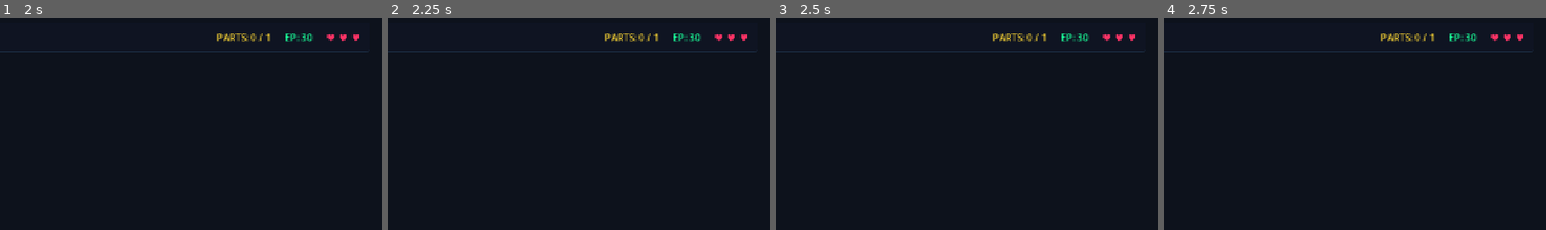
Above: before the commit, frames 1-4 (left to right).
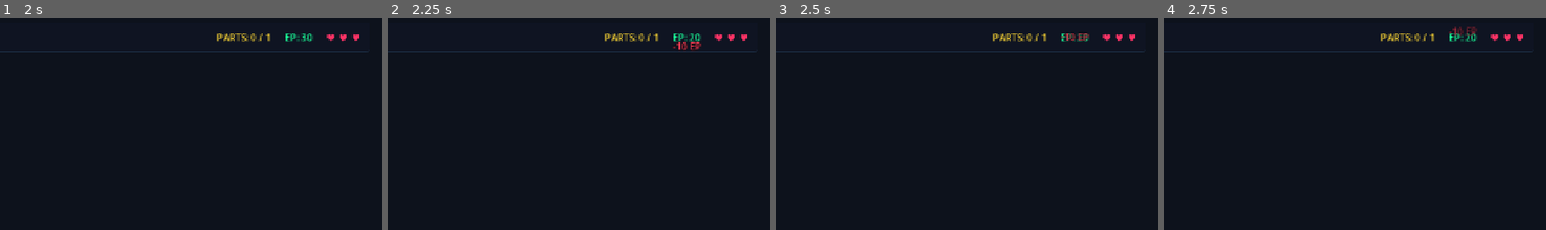
Above: after the commit, the same moments.

Repository: Pratik-sanap/Glitchverse
Game: Godot game, scene res://src/scenes/main.tscn
The game is run twice, just before and just after one commit, with the same random seed, the same clock (stepped at 60 frames per second) and the same inputs.
Inputs:
- Up to frame 1 (2 s): click "[2] DUPLICATE (20 EP)" at 0.5 s; click "[3] MOVE (10 EP)" at 1.25 s
- Up to frame 2 (2.25 s): click "[4] SHIELD (10 EP)" at 2 s
- Up to frame 3 (2.5 s): no input
- Up to frame 4 (2.75 s): no input
The pictures show only the part of the screen within x 50-100%, y 0-50%; the shares and areas given below are measured in that part.

Frame 1 is identical in both runs. In frame 2, 0.2% of the frame differs, in the area x 74-82%, y 8-16%; in frame 3, 0.2%; in frame 4, 0.2%, in the area x 74-82%, y 4-12%.

Commit message:
portal A/B sync, use_skill for delete, duplicate, shield with twin sync and tests

Diff:
--- a/src/logic/game.gd
+++ b/src/logic/game.gd
@@ -91,12 +91,145 @@
 	_jump_pressed = pressed
 
 func switch_world() -> void:
-	# Stub — will be filled in Step 4
-	push_warning("Game.switch_world() not yet implemented.")
-
-func use_skill(skill_name: String, target_id: String) -> void:
-	# Stub — will be filled in Step 5
-	push_warning("Game.use_skill(%s, %s) not yet implemented." % [skill_name, target_id])
+	if _state.is_empty() or _state.get("status","playing") != "playing":
+		return
+
+	# Rule: can only switch while standing inside a portal zone
+	var p: Dictionary = _state["player"]
+	if not _check_portal_zone(p):
+		return   # silently ignore — no warning spam while playing
+
+	# Toggle dimension
+	var new_world: String = "B" if _state["world"] == "A" else "A"
+	_state["world"] = new_world
+
+	# Update _last_spawn to this portal's centre so death respawns here
+	var portals: Array = _state.get("portals", [])
+	var pr: Dictionary = _player_rect(p)
+	for portal in portals:
+		if _rects_overlap(pr, portal):
+			_last_spawn = Vector2(
+				float(portal["x"]) + float(portal["w"]) * 0.5,
+				float(portal["y"]) + float(portal["h"])   # feet at bottom of portal
+			)
+			break
+
+	emit_signal("state_changed")
+
+
+
+func use_skill(skill_name: String, target_id: String = "") -> void:
+	if _state.is_empty() or _state.get("status", "playing") != "playing":
+		return
+
+	var current_world: String = _state.get("world", "A")
+
+	# World restrictions:
+	# delete, duplicate, move can ONLY be used in Dimension B
+	# shield can ONLY be used in Dimension A
+	if skill_name == "shield":
+		if current_world != "A":
+			return
+	else:
+		if current_world != "B":
+			return
+
+	# Cost check
+	var cost: int = 0
+	match skill_name:
+		"delete":    cost = Config.COST_DELETE
+		"duplicate": cost = Config.COST_DUPLICATE
+		"move":      cost = Config.COST_MOVE
+		"shield":    cost = Config.COST_SHIELD
+		_:           return
+
+	var pts: int = _state.get("points", 0)
+	if pts < cost:
+		return   # cannot afford skill
+
+	# Handle shield skill (affects Nova directly, no target entity needed)
+	if skill_name == "shield":
+		_state["points"] = pts - cost
+		_state["shielded"] = true
+		emit_signal("points_changed", _state["points"])
+		emit_signal("state_changed")
+		return
+
+	# Locate target entity in World B
+	var target: Dictionary = {}
+	if target_id.is_empty():
+		target = _find_nearest_skill_target(skill_name)
+	else:
+		target = _find_entity_by_id(target_id)
+
+	if target.is_empty():
+		return
+
+	# Target must be in current world and not already deleted
+	if target.get("world", "") != current_world:
+		return
+	if target.get("deleted", false):
+		return
+	if skill_name == "duplicate" and target.get("duplicated", false):
+		return
+
+	# Verify range to target
+	var p: Dictionary = _state.get("player", {})
+	if not _is_in_skill_range(p, target):
+		return
+
+	# Deduct cost
+	pts -= cost
+
+	# Apply skill effects
+	match skill_name:
+		"delete":
+			target["deleted"] = true
+			target["active"]  = false
+			_sync_twin(target)
+			pts += Config.REWARD_CLEAR_OBSTACLE
+
+		"duplicate":
+			target["duplicated"] = true
+			var twin_id: String = str(target.get("twinId", ""))
+			var twin: Dictionary = _find_entity_by_id(twin_id) if not twin_id.is_empty() else {}
+			if not twin.is_empty():
+				if twin.get("type", "") == "pit":
+					twin["deleted"] = true
+					twin["active"]  = false
+				elif twin.get("type", "") == "wall":
+					twin["active"]  = true
+					twin["deleted"] = false
+
+			# Ensure a solid wall platform exists in World A across the gap
+			var wall_id: String = "dup_wall_" + str(target.get("id", ""))
+			var existing_wall: Dictionary = _find_entity_by_id(wall_id)
+			if existing_wall.is_empty() and (twin.is_empty() or twin.get("type", "") != "wall"):
+				var bridge_wall: Dictionary = {
+					"id": wall_id,
+					"type": "wall",
+					"world": "A",
+					"x": target["x"],
+					"y": target["y"],
+					"w": target.get("w", 32),
+					"h": target.get("h", 32),
+					"active": true,
+					"deleted": false
+				}
+				_state["entities"].append(bridge_wall)
+
+			pts += Config.REWARD_CLEAR_OBSTACLE
+
+		"move":
+			# Shift obstacle upward / out of the way
+			var shift: float = float(target.get("h", 200.0))
+			target["y"] = float(target.get("y", 0.0)) - shift
+			_sync_twin(target)
+			pts += Config.REWARD_CLEAR_OBSTACLE
+
+	_state["points"] = pts
+	emit_signal("points_changed", pts)
+	emit_signal("state_changed")
 
 func reset_level() -> void:
 	# Stub — will be filled in Step 6
@@ -106,8 +239,108 @@
 	return _state.duplicate(true)
 
 # ─────────────────────────────────────────────────────────
+# PORTAL & TWIN HELPERS  (Step 4)
+# ─────────────────────────────────────────────────────────
+
+## Returns true if the player's AABB overlaps any portal zone rect.
+func _check_portal_zone(p: Dictionary) -> bool:
+	var pr: Dictionary = _player_rect(p)
+	for portal in _state.get("portals", []):
+		if _rects_overlap(pr, portal):
+			return true
+	return false
+
+
+## O(n) lookup — returns the entity Dictionary (by reference inside the Array)
+## or an empty dict if not found.
+func _find_entity_by_id(entity_id: String) -> Dictionary:
+	for ent in _state.get("entities", []):
+		if str(ent.get("id", "")) == entity_id:
+			return ent
+	return {}
+
+
+## Called by skills after editing a B-world entity.
+## Mirrors the B entity's active/deleted/position onto its A twin.
+## Only copies the fields that skills can change (deleted, active, x, y).
+func _sync_twin(b_entity: Dictionary) -> void:
+	var twin_id: String = str(b_entity.get("twinId", ""))
+	if twin_id.is_empty():
+		return
+	var twin: Dictionary = _find_entity_by_id(twin_id)
+	if twin.is_empty():
+		return
+
+	# Mirror deletion
+	twin["deleted"] = b_entity.get("deleted", false)
+	twin["active"]  = not twin["deleted"]
+
+	# Mirror position (used by Move skill in Step 5)
+	twin["x"] = b_entity.get("x", twin.get("x", 0.0))
+	twin["y"] = b_entity.get("y", twin.get("y", 0.0))
+
+
+# ─────────────────────────────────────────────────────────
+# SKILL HELPERS  (Step 5)
+# ─────────────────────────────────────────────────────────
+
+## Returns true if the entity's AABB or center is within Config.SKILL_RANGE of the player.
+func _is_in_skill_range(p: Dictionary, ent: Dictionary) -> bool:
+	var px: float = float(p.get("x", 0.0))
+	var py: float = float(p.get("y", 0.0)) - Config.PLAYER_HEIGHT * 0.5
+	var ex: float = float(ent.get("x", 0.0)) + float(ent.get("w", 32.0)) * 0.5
+	var ey: float = float(ent.get("y", 0.0)) + float(ent.get("h", 32.0)) * 0.5
+
+	# Euclidean distance between player center and entity center
+	var dist: float = Vector2(px, py).distance_to(Vector2(ex, ey))
+	if dist <= Config.SKILL_RANGE:
+		return true
+
+	# Generous check: also check distance from player feet/center to entity bounding box
+	var ew: float = float(ent.get("w", 32.0))
+	var eh: float = float(ent.get("h", 32.0))
+	var nearest_x: float = clampf(px, float(ent.get("x", 0.0)), float(ent.get("x", 0.0)) + ew)
+	var nearest_y: float = clampf(py, float(ent.get("y", 0.0)), float(ent.get("y", 0.0)) + eh)
+	return Vector2(px, py).distance_to(Vector2(nearest_x, nearest_y)) <= Config.SKILL_RANGE
+
+
+## Finds the nearest active editBlock matching skill_name in World B within range.
+func _find_nearest_skill_target(skill_name: String) -> Dictionary:
+	var p: Dictionary = _state.get("player", {})
+	if p.is_empty():
+		return {}
+
+	var best_ent: Dictionary = {}
+	var min_dist: float = Config.SKILL_RANGE + 9999.0
+	var px: float = float(p.get("x", 0.0))
+	var py: float = float(p.get("y", 0.0)) - Config.PLAYER_HEIGHT * 0.5
+
+	for ent in _state.get("entities", []):
+		if ent.get("world", "") != "B":
+			continue
+		if ent.get("deleted", false) or not ent.get("active", true):
+			continue
+		if ent.get("type", "") != "editBlock":
+			continue
+		if skill_name != "" and ent.get("skill", "") != skill_name:
+			continue
+
+		if _is_in_skill_range(p, ent):
+			var ex: float = float(ent.get("x", 0.0)) + float(ent.get("w", 32.0)) * 0.5
+			var ey: float = float(ent.get("y", 0.0)) + float(ent.get("h", 32.0)) * 0.5
+			var dist: float = Vector2(px, py).distance_to(Vector2(ex, ey))
+			if dist < min_dist:
+				min_dist = dist
+				best_ent = ent
+
+	return best_ent
+
+
+
+# ─────────────────────────────────────────────────────────
 # PHYSICS
 # ─────────────────────────────────────────────────────────
+
 
 func _physics_process(delta: float) -> void:
 	if _state.is_empty():
@@ -288,6 +521,10 @@
 			"w": float(ent.get("w", 32)), "h": float(ent.get("h", 32))
 		}
 		if _rects_overlap(pr, er):
+			if _state.get("shielded", false):
+				_state["shielded"] = false
+				emit_signal("state_changed")
+				return
 			_kill_player()
 			return  # one death per frame is enough
 
--- /dev/null
+++ b/src/logic/test_portal_twin.gd
@@ -0,0 +1,147 @@
+## test_portal_twin.gd
+## Tests for Step 4: switch_world(), portal zone check, and twin sync.
+## Run: Script editor → File → Run (or attach to a Node and press F5).
+## No GUT needed — prints PASS / FAIL.
+## Role A owns this file.
+extends Node
+
+func _ready() -> void:
+	_run_tests()
+	get_tree().quit()
+
+
+func _run_tests() -> void:
+	print("=== Portal & Twin Tests ===")
+	var all_pass: bool = true
+	all_pass = _t01_switch_blocked_outside_portal() and all_pass
+	all_pass = _t02_switch_works_inside_portal()    and all_pass
+	all_pass = _t03_world_toggles_AtoB()            and all_pass
+	all_pass = _t04_world_toggles_BtoA()            and all_pass
+	all_pass = _t05_last_spawn_updates()            and all_pass
+	all_pass = _t06_find_entity_by_id()             and all_pass
+	all_pass = _t07_sync_twin_deletion()            and all_pass
+	all_pass = _t08_sync_twin_position()            and all_pass
+	print("=== %s ===" % ("ALL PASS ✓" if all_pass else "SOME FAILED ✗"))
+
+
+func _pass(name: String) -> bool:
+	print("  PASS  %s" % name)
+	return true
+
+func _fail(name: String, detail: String) -> bool:
+	print("  FAIL  %s  →  %s" % [name, detail])
+	return false
+
+
+# ── Helpers ───────────────────────────────────────────────
+
+## Loads level 1 and manually sets player position.
+func _setup(px: float, py: float) -> void:
+	Game.load_level(1)
+	# Directly write into state for test purposes
+	var st: Dictionary = Game._state
+	st["player"]["x"] = px
+	st["player"]["y"] = py
+
+## Returns a copy of the current world string.
+func _world() -> String:
+	return str(Game._state.get("world", "A"))
+
+# ─────────────────────────────────────────────────────────
+
+# T01 — switch_world does nothing outside portal
+func _t01_switch_blocked_outside_portal() -> bool:
+	_setup(800.0, 600.0)   # far from portal (portal is at x≈280)
+	Game.switch_world()
+	if _world() == "A":
+		return _pass("T01 switch blocked outside portal")
+	return _fail("T01", "world changed when player was outside portal")
+
+
+func _setup_in_portal() -> Dictionary:
+	Game.load_level(1)
+	var portal: Dictionary = Game._state.get("portals", [])[0]
+	var cx: float = float(portal["x"]) + float(portal["w"]) * 0.5
+	var cy: float = float(portal["y"]) + float(portal["h"])
+	Game._state["player"]["x"] = cx
+	Game._state["player"]["y"] = cy
+	return portal
+
+# T02 — switch_world succeeds inside portal zone
+func _t02_switch_works_inside_portal() -> bool:
+	_setup_in_portal()
+	Game.switch_world()
+	if _world() == "B":
+		return _pass("T02 switch works inside portal")
+	return _fail("T02", "world did not change to B inside portal")
+
+
+# T03 — A → B
+func _t03_world_toggles_AtoB() -> bool:
+	_setup_in_portal()
+	Game._state["world"] = "A"
+	Game.switch_world()
+	if _world() == "B":
+		return _pass("T03 A → B toggle")
+	return _fail("T03", "expected B, got %s" % _world())
+
+
+# T04 — B → A
+func _t04_world_toggles_BtoA() -> bool:
+	_setup_in_portal()
+	Game._state["world"] = "B"
+	Game.switch_world()
+	if _world() == "A":
+		return _pass("T04 B → A toggle")
+	return _fail("T04", "expected A, got %s" % _world())
+
+
+# T05 — _last_spawn updated to portal centre after switch
+func _t05_last_spawn_updates() -> bool:
+	var portal: Dictionary = _setup_in_portal()
+	var expected_x: float = float(portal["x"]) + float(portal["w"]) * 0.5
+	var expected_y: float = float(portal["y"]) + float(portal["h"])
+	Game.switch_world()
+	var sp: Vector2 = Game._last_spawn
+	if absf(sp.x - expected_x) < 2.0 and absf(sp.y - expected_y) < 2.0:
+		return _pass("T05 _last_spawn updated to portal bottom-centre")
+	return _fail("T05", "_last_spawn is %s, expected (%f,%f)" % [str(sp), expected_x, expected_y])
+
+
+# T06 — _find_entity_by_id returns correct entity
+func _t06_find_entity_by_id() -> bool:
+	Game.load_level(1)
+	var ent: Dictionary = Game._find_entity_by_id("spike_a1")
+	if ent.get("id","") == "spike_a1" and ent.get("type","") == "spike":
+		return _pass("T06 _find_entity_by_id finds spike_a1")
+	return _fail("T06", "got: %s" % str(ent))
+
+
+# T07 — _sync_twin mirrors deletion from B editBlock to its A twin
+func _t07_sync_twin_deletion() -> bool:
+	Game.load_level(1)
+	# edit_spike_b1 twinId = "spike_a1"
+	var b_ent: Dictionary = Game._find_entity_by_id("edit_spike_b1")
+	if b_ent.is_empty():
+		return _fail("T07", "edit_spike_b1 not found")
+	b_ent["deleted"] = true
+	Game._sync_twin(b_ent)
+	var twin: Dictionary = Game._find_entity_by_id("spike_a1")
+	if twin.get("deleted", false) == true and twin.get("active", true) == false:
+		return _pass("T07 _sync_twin mirrors deletion to A twin")
+	return _fail("T07", "twin state: %s" % str(twin))
+
+
+# T08 — _sync_twin mirrors position from B to A twin
+func _t08_sync_twin_position() -> bool:
+	Game.load_level(1)
+	var b_ent: Dictionary = Game._find_entity_by_id("edit_spike_b1")
+	if b_ent.is_empty():
+		return _fail("T08", "edit_spike_b1 not found")
+	b_ent["x"] = 999.0
+	b_ent["y"] = 888.0
+	Game._sync_twin(b_ent)
+	var twin: Dictionary = Game._find_entity_by_id("spike_a1")
+	if absf(float(twin.get("x",0.0)) - 999.0) < 0.01 and absf(float(twin.get("y",0.0)) - 888.0) < 0.01:
+		return _pass("T08 _sync_twin mirrors position to A twin")
+	return _fail("T08", "twin pos: (%s,%s)" % [twin.get("x","?"), twin.get("y","?")])
--- /dev/null
+++ b/src/logic/test_portal_twin.tscn
@@ -0,0 +1,6 @@
+[gd_scene format=3 uid="uid://d3xportaltest"]
+
+[ext_resource type="Script" path="res://src/logic/test_portal_twin.gd" id="1_test"]
+
+[node name="TestPortalTwin" type="Node"]
+script = ExtResource("1_test")
--- /dev/null
+++ b/src/logic/test_skills.gd
@@ -0,0 +1,166 @@
+## test_skills.gd
+## Tests for Step 5: use_skill() — Delete, Duplicate, Shield, and range/cost guards.
+## Run: Attached to test_skills.tscn in Godot headless or Script editor.
+## Role A owns this file.
+extends Node
+
+func _ready() -> void:
+	_run_tests()
+	get_tree().quit()
+
+
+func _run_tests() -> void:
+	print("=== Skill Tests (Step 5) ===")
+	var all_pass: bool = true
+	all_pass = _t01_delete_blocked_in_world_a()         and all_pass
+	all_pass = _t02_delete_blocked_out_of_range()       and all_pass
+	all_pass = _t03_delete_blocked_insufficient_points() and all_pass
+	all_pass = _t04_delete_succeeds_and_syncs_twin()    and all_pass
+	all_pass = _t05_duplicate_creates_bridge_and_sync() and all_pass
+	all_pass = _t06_shield_blocks_hazard_in_world_a()   and all_pass
+	all_pass = _t07_auto_target_finds_nearest_block()   and all_pass
+	print("=== %s ===" % ("ALL PASS ✓" if all_pass else "SOME FAILED ✗"))
+
+
+func _pass(name: String) -> bool:
+	print("  PASS  %s" % name)
+	return true
+
+func _fail(name: String, detail: String) -> bool:
+	print("  FAIL  %s  →  %s" % [name, detail])
+	return false
+
+
+# ── Helpers ───────────────────────────────────────────────
+
+func _setup_world_b() -> void:
+	Game.load_level(1)
+	Game._state["world"] = "B"
+	Game._state["points"] = 50
+
+
+# ─────────────────────────────────────────────────────────
+
+# T01: Delete skill fails if attempted in Dimension A
+func _t01_delete_blocked_in_world_a() -> bool:
+	Game.load_level(1)
+	Game._state["world"] = "A"
+	Game._state["points"] = 50
+	var ent: Dictionary = Game._find_entity_by_id("edit_spike_b1")
+	Game._state["player"]["x"] = ent.get("x", 0.0)
+	Game._state["player"]["y"] = ent.get("y", 0.0)
+
+	Game.use_skill("delete", "edit_spike_b1")
+	if not ent.get("deleted", false) and Game._state["points"] == 50:
+		return _pass("T01 delete blocked in World A")
+	return _fail("T01", "delete executed in World A")
+
+
+# T02: Delete skill fails if player is out of range (> Config.SKILL_RANGE)
+func _t02_delete_blocked_out_of_range() -> bool:
+	_setup_world_b()
+	var ent: Dictionary = Game._find_entity_by_id("edit_spike_b1")
+	var ew: float = float(ent.get("w", 32.0))
+	Game._state["player"]["x"] = float(ent["x"]) + ew + Config.SKILL_RANGE + 100.0
+	Game._state["player"]["y"] = float(ent["y"])
+
+	Game.use_skill("delete", "edit_spike_b1")
+	if not ent.get("deleted", false) and Game._state["points"] == 50:
+		return _pass("T02 delete blocked when out of range")
+	return _fail("T02", "delete executed when player was out of range")
+
+
+# T03: Delete skill fails if points < Config.COST_DELETE
+func _t03_delete_blocked_insufficient_points() -> bool:
+	_setup_world_b()
+	var ent: Dictionary = Game._find_entity_by_id("edit_spike_b1")
+	Game._state["player"]["x"] = float(ent["x"])
+	Game._state["player"]["y"] = float(ent["y"])
+	Game._state["points"] = 5  # less than COST_DELETE (15)
+
+	Game.use_skill("delete", "edit_spike_b1")
+	if not ent.get("deleted", false) and Game._state["points"] == 5:
+		return _pass("T03 delete blocked with insufficient points")
+	return _fail("T03", "delete executed without enough points")
+
+
+# T04: Delete succeeds: deducts 15 EP, awards 10 EP clear reward, marks deleted, and syncs twin in World A
+func _t04_delete_succeeds_and_syncs_twin() -> bool:
+	_setup_world_b()
+	var b_ent: Dictionary = Game._find_entity_by_id("edit_spike_b1")
+	Game._state["player"]["x"] = float(b_ent["x"]) + 10.0
+	Game._state["player"]["y"] = float(b_ent["y"])
+	Game._state["points"] = 50
+
+	Game.use_skill("delete", "edit_spike_b1")
+
+	var expected_pts: int = 50 - Config.COST_DELETE + Config.REWARD_CLEAR_OBSTACLE # 50 - 15 + 10 = 45
+	var actual_pts: int = Game._state["points"]
+	var twin: Dictionary = Game._find_entity_by_id("spike_a1")
+
+	if b_ent.get("deleted", false) and twin.get("deleted", false) and actual_pts == expected_pts:
+		return _pass("T04 delete succeeds, deducts net 5 EP, and syncs deletion to twin")
+	return _fail("T04", "b_del=%s, twin_del=%s, pts=%d (expected %d)" % [
+		str(b_ent.get("deleted", false)), str(twin.get("deleted", false)), actual_pts, expected_pts
+	])
+
+
+# T05: Duplicate succeeds: deducts 20 EP, awards 10 EP clear reward, and enables bridge wall in World A
+func _t05_duplicate_creates_bridge_and_sync() -> bool:
+	_setup_world_b()
+	var b_bridge: Dictionary = Game._find_entity_by_id("edit_bridge_b1")
+	Game._state["player"]["x"] = float(b_bridge["x"]) + 20.0
+	Game._state["player"]["y"] = float(b_bridge["y"])
+	Game._state["points"] = 50
+
+	Game.use_skill("duplicate", "edit_bridge_b1")
+
+	var expected_pts: int = 50 - Config.COST_DUPLICATE + Config.REWARD_CLEAR_OBSTACLE # 50 - 20 + 10 = 40
+	var actual_pts: int = Game._state["points"]
+	var twin_pit: Dictionary = Game._find_entity_by_id("pit_a1")
+	var dup_wall: Dictionary = Game._find_entity_by_id("dup_wall_edit_bridge_b1")
+
+	if b_bridge.get("duplicated", false) and twin_pit.get("deleted", false) and not dup_wall.is_empty() and actual_pts == expected_pts:
+		return _pass("T05 duplicate deactivates pit, creates solid bridge wall, net -10 EP")
+	return _fail("T05", "dup=%s, pit_del=%s, wall=%s, pts=%d (expected %d)" % [
+		str(b_bridge.get("duplicated", false)), str(twin_pit.get("deleted", false)), str(not dup_wall.is_empty()), actual_pts, expected_pts
+	])
+
+
+# T06: Shield works in World A, costs 10 EP, and absorbs a hazard hit without dying
+func _t06_shield_blocks_hazard_in_world_a() -> bool:
+	Game.load_level(1)
+	Game._state["world"] = "A"
+	Game._state["points"] = 50
+	var initial_lives: int = Game._state["lives"]
+
+	Game.use_skill("shield", "")
+	if not Game._state.get("shielded", false) or Game._state["points"] != 40:
+		return _fail("T06", "shield not activated or cost not deducted")
+
+	# Simulate touching spike_a1
+	var spike: Dictionary = Game._find_entity_by_id("spike_a1")
+	Game._state["player"]["x"] = float(spike["x"]) + 10.0
+	Game._state["player"]["y"] = float(spike["y"]) + 10.0
+
+	Game._check_hazards(Game._state["player"])
+
+	# Player should still have initial_lives, status playing, and shield consumed
+	if Game._state["lives"] == initial_lives and not Game._state.get("shielded", false) and Game._state["status"] == "playing":
+		return _pass("T06 shield absorbed hazard hit without losing lives")
+	return _fail("T06", "player lost life despite shield: lives=%d status=%s" % [Game._state["lives"], Game._state["status"]])
+
+
+# T07: use_skill with target_id == "" automatically resolves nearest editBlock
+func _t07_auto_target_finds_nearest_block() -> bool:
+	_setup_world_b()
+	var b_ent: Dictionary = Game._find_entity_by_id("edit_spike_b1")
+	b_ent["deleted"] = false
+	Game._state["player"]["x"] = float(b_ent["x"]) + 10.0
+	Game._state["player"]["y"] = float(b_ent["y"])
+	Game._state["points"] = 50
+
+	Game.use_skill("delete", "")
+	if b_ent.get("deleted", false):
+		return _pass("T07 auto-target resolves nearest matching editBlock")
+	return _fail("T07", "nearest target was not resolved when target_id was empty")
--- /dev/null
+++ b/src/logic/test_skills.tscn
@@ -0,0 +1,6 @@
+[gd_scene format=3 uid="uid://d3xskillstest"]
+
+[ext_resource type="Script" path="res://src/logic/test_skills.gd" id="1_test"]
+
+[node name="TestSkills" type="Node"]
+script = ExtResource("1_test")
Not shown, added: src/logic/test_portal_twin.gd.uid
Not shown, added: src/logic/test_skills.gd.uid
